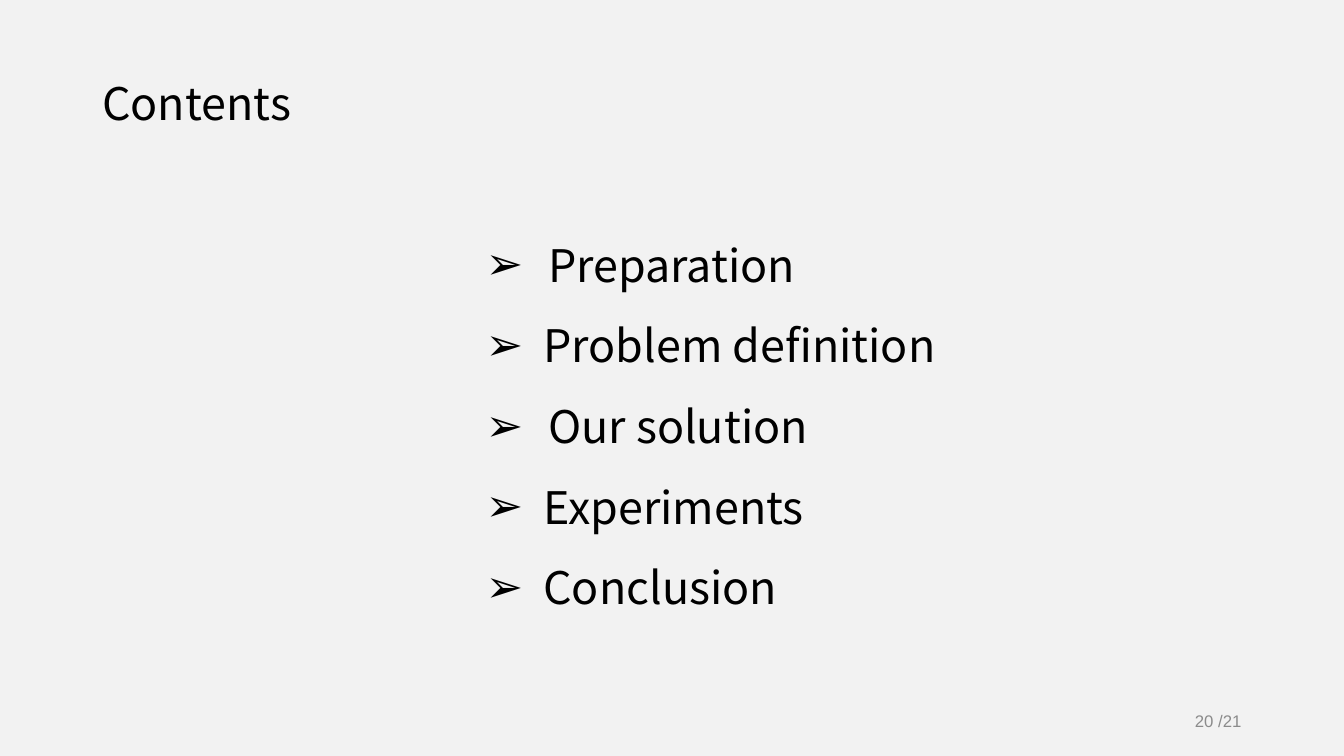
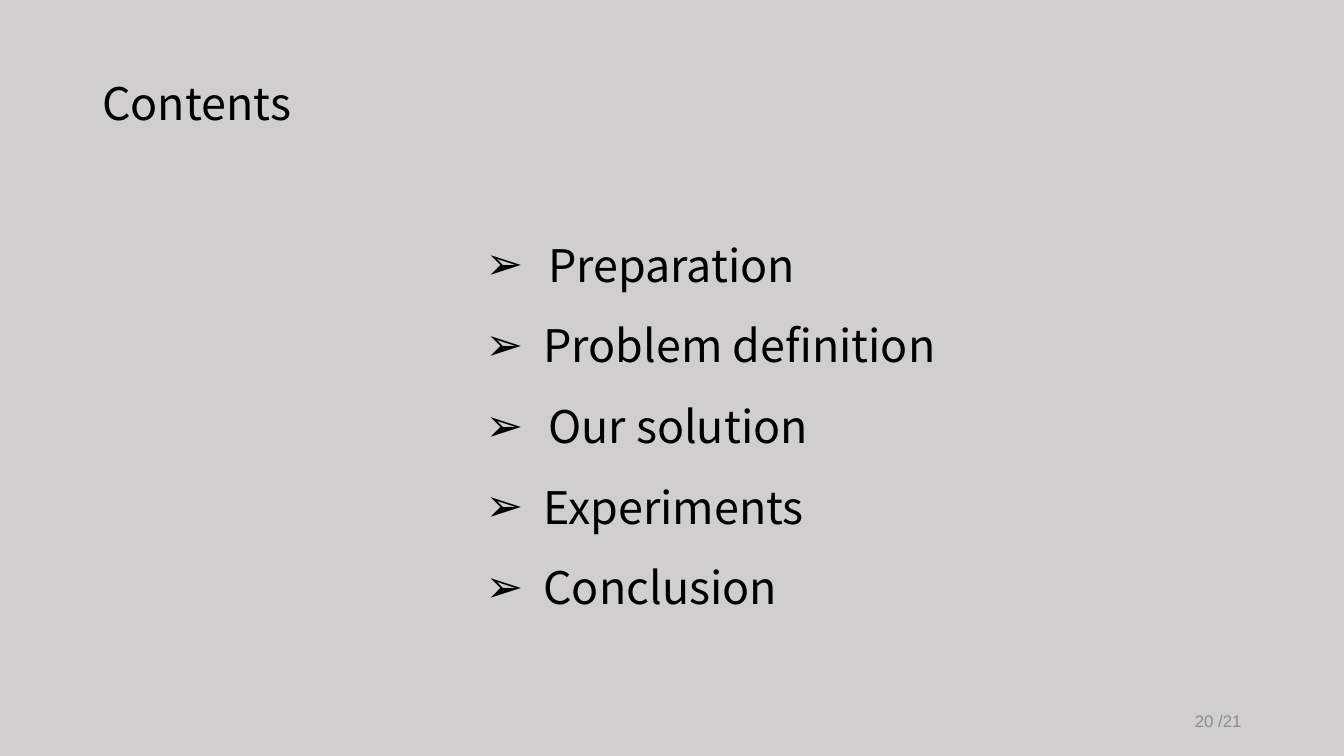
Before and after one commit to tianzhuwei/PPT, a slide deck: slide 20 of 魏天柱-Being prepared in a sparse world_ The case of KNN graph construction.pptx. Drawn at 1344x756 pixels with LibreOffice and Linux fonts; fonts in the diff are those of the drawing. Boxes give left, top, right and bottom in pixels: in the first picture for what was removed or moved away, otherwise in the second. Text is boxed around its words. In the diff, an @@ line names an element or a change of style, - is before the commit and + after.

```diff
--- a/魏天柱-Being prepared in a sparse world_ The case of KNN graph construction.pptx
+++ b/魏天柱-Being prepared in a sparse world_ The case of KNN graph construction.pptx
@@ background #F2F2F2 to #D0CECE @@
```
Also in this commit, not shown: 22 other slides changed, 8 other files.
